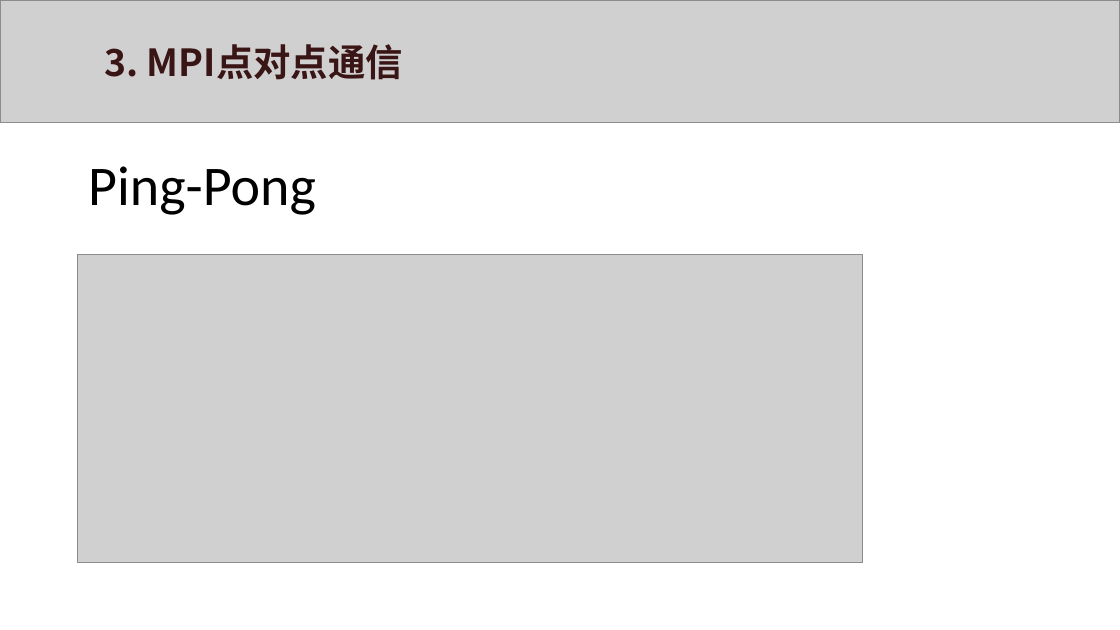
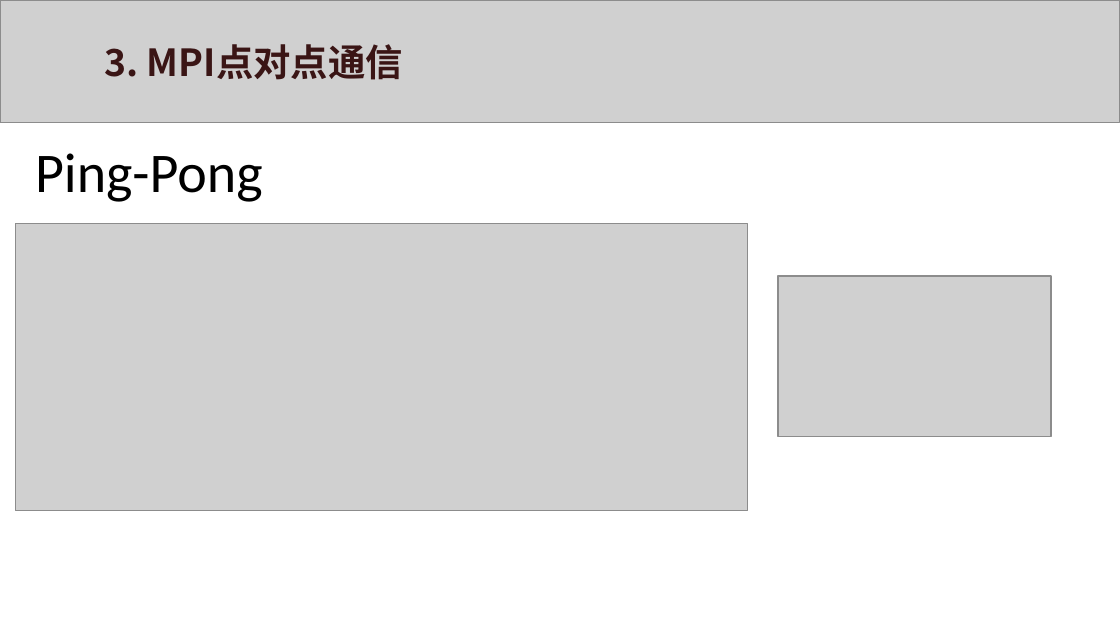
Before and after one commit to xws117/Bilibili-tutorial, a slide deck: slide 9 of MPI.pptx (slide 8 before the commit). Drawn at 1120x630 pixels with LibreOffice and Linux fonts; fonts in the diff are those of the drawing; grey boxes stand for pictures. Boxes give left, top, right and bottom in pixels: in the first picture for what was removed or moved away, otherwise in the second. Text is boxed around its words. In the diff, an @@ line names an element or a change of style, - is before the commit and + after.

```diff
--- a/MPI.pptx
+++ b/MPI.pptx
@@ text "Ping-Pong": place and size @@
-text "Ping-Pong" at box(88, 166, 316, 215)
+text "Ping-Pong" at box(35, 153, 263, 202)
@@ picture: place and size @@
-picture at box(77, 254, 862, 562)
+picture at box(16, 224, 748, 511)
@@ picture added at box(778, 276, 1052, 437) @@
```
Also in this commit, not shown: 3 other slides changed, 11 slides added, 7 slides removed.
